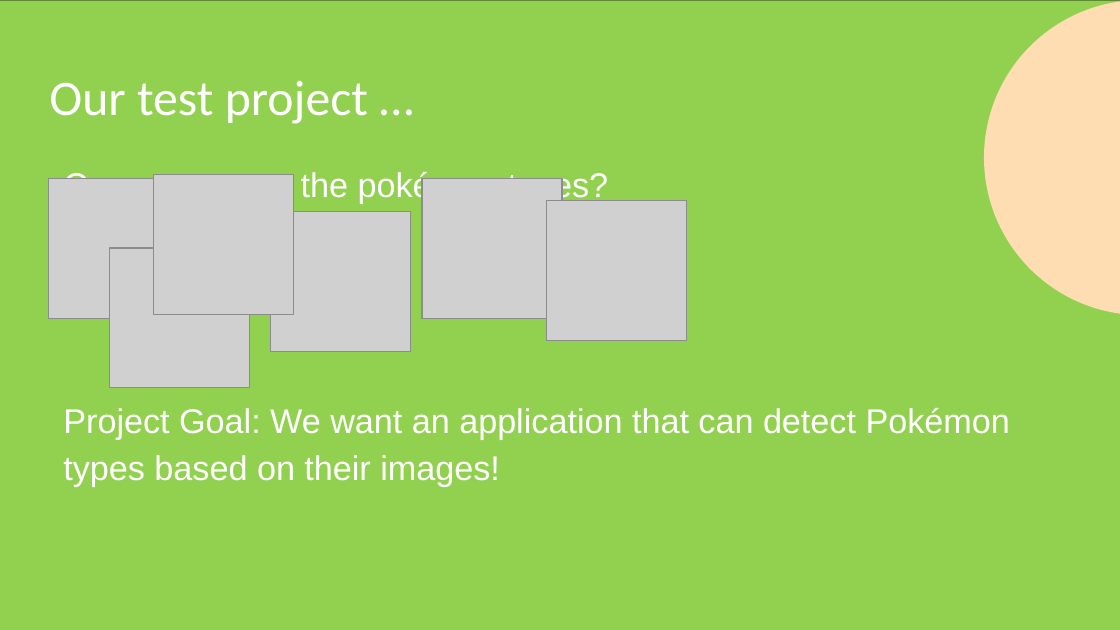
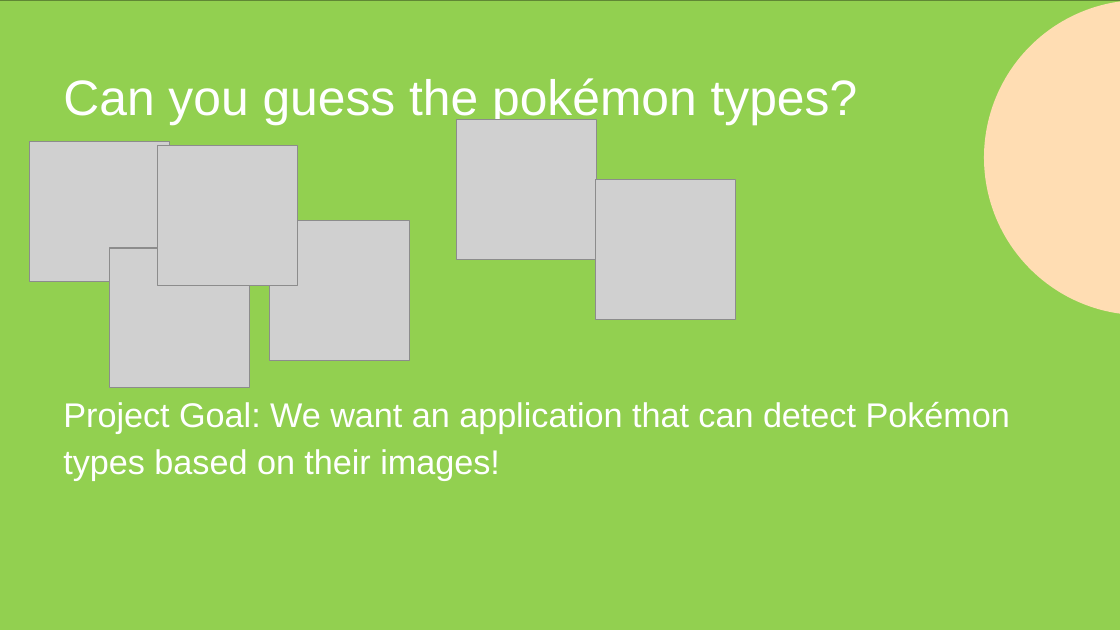
Before and after one commit to frank-trollmann/machine-learning_example-project, a slide deck: slide 8 of documentation/Session 1.pptx (slide 7 before the commit). Drawn at 1120x630 pixels with LibreOffice and Linux fonts; fonts in the diff are those of the drawing; grey boxes stand for pictures. Boxes give left, top, right and bottom in pixels: in the first picture for what was removed or moved away, otherwise in the second. Text is boxed around its words. In the diff, an @@ line names an element or a change of style, - is before the commit and + after.

```diff
--- a/documentation/Session 1.pptx
+++ b/documentation/Session 1.pptx
@@ title at (63,78,858,125): text changed; font Calibri to Arial @@
-Our test project …
+Can you guess the pokémon types?
@@ picture: place and size @@
-picture at (48,179,188,319)
+picture at (29,141,169,281)
@@ picture: place and size @@
-picture at (153,175,293,315)
+picture at (157,146,297,286)
@@ picture: place and size @@
-picture at (422,179,562,319)
+picture at (457,120,597,260)
@@ text at (63,170,609,204): paragraph removed @@
-Can you guess the pokémon types?
@@ picture: place and size @@
-picture at (547,200,687,340)
+picture at (596,179,736,319)
@@ picture: place and size @@
-picture at (270,212,410,352)
+picture at (270,221,410,361)
```
Also in this commit, not shown: 14 other slides changed, 1 slide added, 1 other file.
